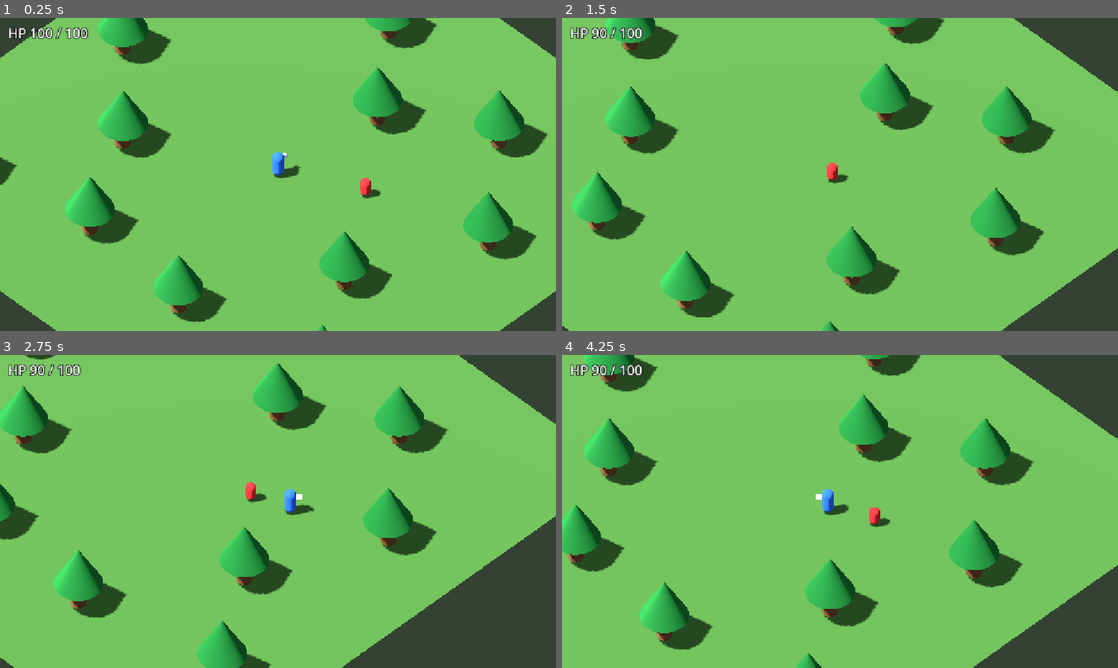
Above: before the commit, frames 1-4 (two rows, left to right).
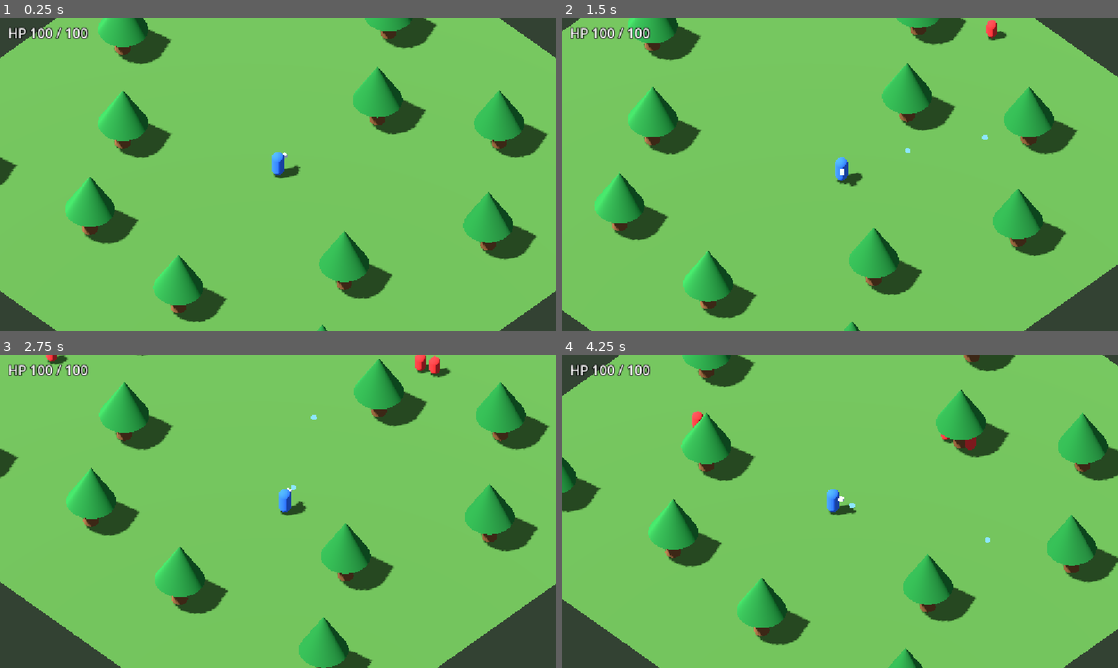
Above: after the commit, the same moments.

Repository: happymeal-studio/hades
Game: Godot game, scene res://scenes/Main.tscn
The game is run twice, just before and just after one commit, with the same random seed, the same clock (stepped at 60 frames per second) and the same inputs.
Inputs (mouse positions are in pixels of both pictures, inside the frame that each line leads up to):
- Up to frame 1 (0.25 s): no input
- Up to frame 2 (1.5 s): move the mouse to (962, 158) at 0.52 s; hold D (move_right) 0.53-1.28 s; hold Q (cast_missile) 0.53-1.28 s; click (962, 158) at 0.8 s; move the mouse to (728, 190) at 1.27 s; hold S (move_down) from 1.28 s (still down); click (728, 190) at 1.35 s
- Up to frame 3 (2.75 s): tap Space (teleport) at 1.55, 2.1 s; move the mouse to (333, 442) at 2.02 s; release S (move_down) at 2.03 s; hold D (move_right) from 2.03 s (still down); hold Q (cast_missile) from 2.03 s (still down)
- Up to frame 4 (4.25 s): move the mouse to (812, 574) at 2.77 s; release D (move_right) at 2.78 s; release Q (cast_missile) at 2.78 s; hold W (move_up) 2.78-3.53 s; right-click (812, 574) at 2.85 s; click (812, 574) at 3.05 s; move the mouse to (1006, 558) at 3.52 s; hold A (move_left) from 3.53 s (still down); hold Q (cast_missile) from 3.53 s (still down); tap Space (teleport) at 3.8 s

The runs differ from the first frame. In frame 1, 0.2% of the frame differs, in the area x 64-69%, y 51-58%; in frame 2, 21%; in frame 3, 35%, in the area x 0-100%, y 0-100%; in frame 4, 34%.

Commit message:
4~6단계: 매직 미사일·순간이동, 원거리·덩치 적, 웨이브
- Q 매직 미사일과 Space 순간이동(도착점 검사, 무적, 쿨다운)
- 원거리 궁수(거리 유지, 화살)와 덩치(경고 원, 범위 내려찍기), 적 머리 위 체력 바
- WaveManager: 구성표대로 스폰, 전멸 후 3초 휴식, 3웨이브 클리어 시 승리 신호
- 미사일·화살 공용 Projectile, 셰이더 미리 그리기, 클릭 표시를 GroundRing으로 일반화

Co-Authored-By: Claude Opus 5.5 <noreply@anthropic.com>

Diff:
--- /dev/null
+++ b/scenes/BruteEnemy.tscn
@@ -0,0 +1,72 @@
+[gd_scene load_steps=8 format=3]
+
+[ext_resource type="Script" path="res://scripts/BruteEnemy.gd" id="1_brute"]
+
+[sub_resource type="CapsuleMesh" id="body_mesh"]
+radius = 0.7
+height = 2.6
+
+[sub_resource type="CapsuleShape3D" id="body_shape"]
+radius = 0.7
+height = 2.6
+
+[sub_resource type="StandardMaterial3D" id="warning_area_mat"]
+transparency = 1
+shading_mode = 0
+albedo_color = Color(0.95, 0, 0, 0.5)
+
+[sub_resource type="CylinderMesh" id="warning_area_mesh"]
+material = SubResource("warning_area_mat")
+top_radius = 1.0
+bottom_radius = 1.0
+height = 0.02
+radial_segments = 48
+rings = 1
+
+[sub_resource type="StandardMaterial3D" id="warning_fill_mat"]
+transparency = 1
+shading_mode = 0
+albedo_color = Color(1, 0.15, 0.1, 0.5)
+
+[sub_resource type="CylinderMesh" id="warning_fill_mesh"]
+material = SubResource("warning_fill_mat")
+top_radius = 1.0
+bottom_radius = 1.0
+height = 0.02
+radial_segments = 48
+rings = 1
+
+[node name="BruteEnemy" type="CharacterBody3D"]
+collision_layer = 4
+collision_mask = 7
+motion_mode = 1
+script = ExtResource("1_brute")
+max_health = 150.0
+move_speed = 1.8
+body_radius = 0.7
+attack_range = 2.0
+windup_time = 0.8
+attack_interval = 2.5
+damage = 25.0
+takes_knockback = false
+body_color = Color(0.55, 0.25, 0.8, 1)
+windup_color = Color(0.95, 0.4, 0.65, 1)
+health_bar_height = 3.0
+
+[node name="Body" type="MeshInstance3D" parent="."]
+transform = Transform3D(1, 0, 0, 0, 1, 0, 0, 0, 1, 0, 1.4, 0)
+mesh = SubResource("body_mesh")
+
+[node name="CollisionShape3D" type="CollisionShape3D" parent="."]
+transform = Transform3D(1, 0, 0, 0, 1, 0, 0, 0, 1, 0, 1.4, 0)
+shape = SubResource("body_shape")
+
+[node name="WarningArea" type="MeshInstance3D" parent="."]
+transform = Transform3D(1, 0, 0, 0, 1, 0, 0, 0, 1, 0, 0.03, 0)
+cast_shadow = 0
+mesh = SubResource("warning_area_mesh")
+
+[node name="WarningFill" type="MeshInstance3D" parent="."]
+transform = Transform3D(1, 0, 0, 0, 1, 0, 0, 0, 1, 0, 0.04, 0)
+cast_shadow = 0
+mesh = SubResource("warning_fill_mesh")
--- /dev/null
+++ b/scenes/EnemyArrow.tscn
@@ -0,0 +1,30 @@
+[gd_scene load_steps=5 format=3]
+
+[ext_resource type="Script" path="res://scripts/Projectile.gd" id="1_projectile"]
+
+[sub_resource type="StandardMaterial3D" id="arrow_mat"]
+shading_mode = 0
+albedo_color = Color(1, 0.75, 0.3, 1)
+
+[sub_resource type="BoxMesh" id="arrow_mesh"]
+material = SubResource("arrow_mat")
+size = Vector3(0.1, 0.1, 0.7)
+
+[sub_resource type="SphereShape3D" id="arrow_shape"]
+radius = 0.15
+
+[node name="EnemyArrow" type="Area3D"]
+collision_layer = 16
+collision_mask = 3
+monitorable = false
+script = ExtResource("1_projectile")
+speed = 7.0
+max_distance = 20.0
+damage = 8.0
+hit_effect = false
+
+[node name="Mesh" type="MeshInstance3D" parent="."]
+mesh = SubResource("arrow_mesh")
+
+[node name="CollisionShape3D" type="CollisionShape3D" parent="."]
+shape = SubResource("arrow_shape")
--- /dev/null
+++ b/scenes/MagicMissile.tscn
@@ -0,0 +1,31 @@
+[gd_scene load_steps=5 format=3]
+
+[ext_resource type="Script" path="res://scripts/Projectile.gd" id="1_missile"]
+
+[sub_resource type="StandardMaterial3D" id="missile_mat"]
+transparency = 1
+shading_mode = 0
+albedo_color = Color(0.55, 0.9, 1, 1)
+
+[sub_resource type="SphereMesh" id="missile_mesh"]
+material = SubResource("missile_mat")
+radius = 0.18
+height = 0.36
+radial_segments = 16
+rings = 8
+
+[sub_resource type="SphereShape3D" id="missile_shape"]
+radius = 0.2
+
+[node name="MagicMissile" type="Area3D"]
+collision_layer = 8
+collision_mask = 5
+monitorable = false
+script = ExtResource("1_missile")
+
+[node name="Mesh" type="MeshInstance3D" parent="."]
+cast_shadow = 0
+mesh = SubResource("missile_mesh")
+
+[node name="CollisionShape3D" type="CollisionShape3D" parent="."]
+shape = SubResource("missile_shape")
--- a/scenes/Main.tscn
+++ b/scenes/Main.tscn
@@ -1,11 +1,17 @@
-[gd_scene load_steps=15 format=3]
+[gd_scene load_steps=24 format=3]
 
 [ext_resource type="PackedScene" path="res://scenes/Tree.tscn" id="1_tree"]
 [ext_resource type="PackedScene" path="res://scenes/Player.tscn" id="2_player"]
 [ext_resource type="Script" path="res://scripts/CameraRig.gd" id="3_camera_rig"]
-[ext_resource type="Script" path="res://scripts/ClickMarker.gd" id="4_click_marker"]
+[ext_resource type="Script" path="res://scripts/GroundRing.gd" id="4_ground_ring"]
 [ext_resource type="PackedScene" path="res://scenes/MeleeEnemy.tscn" id="5_melee"]
 [ext_resource type="Script" path="res://scripts/DebugHud.gd" id="6_debug_hud"]
+[ext_resource type="PackedScene" path="res://scenes/MagicMissile.tscn" id="7_missile"]
+[ext_resource type="Script" path="res://scripts/ShaderPrewarm.gd" id="8_prewarm"]
+[ext_resource type="PackedScene" path="res://scenes/RangedEnemy.tscn" id="9_ranged"]
+[ext_resource type="PackedScene" path="res://scenes/BruteEnemy.tscn" id="10_brute"]
+[ext_resource type="PackedScene" path="res://scenes/EnemyArrow.tscn" id="11_arrow"]
+[ext_resource type="Script" path="res://scripts/WaveManager.gd" id="12_wave_manager"]
 
 [sub_resource type="StandardMaterial3D" id="ground_mat"]
 albedo_color = Color(0.3, 0.5, 0.22, 1)
@@ -42,6 +48,19 @@
 rings = 24
 ring_segments = 6
 
+[sub_resource type="StandardMaterial3D" id="teleport_mat"]
+transparency = 1
+shading_mode = 0
+albedo_color = Color(0.3, 0.55, 1, 0.6)
+
+[sub_resource type="CylinderMesh" id="teleport_mesh"]
+material = SubResource("teleport_mat")
+top_radius = 0.6
+bottom_radius = 0.6
+height = 0.02
+radial_segments = 32
+rings = 1
+
 [node name="Main" type="Node3D"]
 
 [node name="World" type="Node3D" parent="."]
@@ -123,6 +142,32 @@
 
 [node name="Tree12" parent="World/Trees" instance=ExtResource("1_tree")]
 transform = Transform3D(1, 0, 0, 0, 1, 0, 0, 0, 1, 1, 0, -8)
+
+[node name="SpawnPoints" type="Node3D" parent="World"]
+
+[node name="SpawnPoint1" type="Marker3D" parent="World/SpawnPoints"]
+transform = Transform3D(1, 0, 0, 0, 1, 0, 0, 0, 1, -17, 0, -17)
+
+[node name="SpawnPoint2" type="Marker3D" parent="World/SpawnPoints"]
+transform = Transform3D(1, 0, 0, 0, 1, 0, 0, 0, 1, 0, 0, -17.5)
+
+[node name="SpawnPoint3" type="Marker3D" parent="World/SpawnPoints"]
+transform = Transform3D(1, 0, 0, 0, 1, 0, 0, 0, 1, 17, 0, -17)
+
+[node name="SpawnPoint4" type="Marker3D" parent="World/SpawnPoints"]
+transform = Transform3D(1, 0, 0, 0, 1, 0, 0, 0, 1, 17.5, 0, 1.5)
+
+[node name="SpawnPoint5" type="Marker3D" parent="World/SpawnPoints"]
+transform = Transform3D(1, 0, 0, 0, 1, 0, 0, 0, 1, 17, 0, 17)
+
+[node name="SpawnPoint6" type="Marker3D" parent="World/SpawnPoints"]
+transform = Transform3D(1, 0, 0, 0, 1, 0, 0, 0, 1, 0, 0, 17.5)
+
+[node name="SpawnPoint7" type="Marker3D" parent="World/SpawnPoints"]
+transform = Transform3D(1, 0, 0, 0, 1, 0, 0, 0, 1, -17, 0, 17)
+
+[node name="SpawnPoint8" type="Marker3D" parent="World/SpawnPoints"]
+transform = Transform3D(1, 0, 0, 0, 1, 0, 0, 0, 1, -17.5, 0, 3.5)
 
 [node name="Sun" type="DirectionalLight3D" parent="World"]
 transform = Transform3D(0.866025, 0.409576, -0.286788, 0, 0.573576, 0.819152, 0.5, -0.709406, 0.496732, 0, 10, 0)
@@ -133,15 +178,35 @@
 [node name="WorldEnvironment" type="WorldEnvironment" parent="World"]
 environment = SubResource("env")
 
-[node name="Player" parent="." node_paths=PackedStringArray("click_marker") instance=ExtResource("2_player")]
+[node name="Player" parent="." node_paths=PackedStringArray("click_marker", "projectiles", "teleport_from_ring", "teleport_to_ring") instance=ExtResource("2_player")]
+missile_scene = ExtResource("7_missile")
 click_marker = NodePath("../ClickMarker")
+projectiles = NodePath("../Projectiles")
+teleport_from_ring = NodePath("../TeleportFromRing")
+teleport_to_ring = NodePath("../TeleportToRing")
 
 [node name="ClickMarker" type="MeshInstance3D" parent="."]
 transform = Transform3D(1, 0, 0, 0, 1, 0, 0, 0, 1, 0, -2, 0)
 cast_shadow = 0
 mesh = SubResource("marker_mesh")
-script = ExtResource("4_click_marker")
+script = ExtResource("4_ground_ring")
 end_scale = 0.6
+
+[node name="TeleportFromRing" type="MeshInstance3D" parent="."]
+transform = Transform3D(1, 0, 0, 0, 1, 0, 0, 0, 1, 0, -2, 0)
+cast_shadow = 0
+mesh = SubResource("teleport_mesh")
+script = ExtResource("4_ground_ring")
+duration = 0.35
+end_scale = 1.6
+
+[node name="TeleportToRing" type="MeshInstance3D" parent="."]
+transform = Transform3D(1, 0, 0, 0, 1, 0, 0, 0, 1, 0, -2, 0)
+cast_shadow = 0
+mesh = SubResource("teleport_mesh")
+script = ExtResource("4_ground_ring")
+duration = 0.35
+end_scale = 1.6
 
 [node name="CameraRig" type="Node3D" parent="." node_paths=PackedStringArray("target")]
 script = ExtResource("3_camera_rig")
@@ -157,8 +222,19 @@
 
 [node name="Enemies" type="Node3D" parent="."]
 
-[node name="MeleeEnemy" parent="Enemies" instance=ExtResource("5_melee")]
-transform = Transform3D(1, 0, 0, 0, 1, 0, 0, 0, 1, 6, 0, -3)
+[node name="Projectiles" type="Node3D" parent="." groups=["projectiles"]]
+
+[node name="WaveManager" type="Node" parent="." node_paths=PackedStringArray("enemies_parent", "spawn_points")]
+script = ExtResource("12_wave_manager")
+melee_scene = ExtResource("5_melee")
+ranged_scene = ExtResource("9_ranged")
+brute_scene = ExtResource("10_brute")
+enemies_parent = NodePath("../Enemies")
+spawn_points = NodePath("../World/SpawnPoints")
+
+[node name="ShaderPrewarm" type="Node3D" parent="."]
+script = ExtResource("8_prewarm")
+scenes = Array[PackedScene]([ExtResource("7_missile"), ExtResource("11_arrow"), ExtResource("5_melee"), ExtResource("9_ranged"), ExtResource("10_brute")])
 
 [node name="DebugHud" type="CanvasLayer" parent="."]
 script = ExtResource("6_debug_hud")
--- /dev/null
+++ b/scenes/RangedEnemy.tscn
@@ -0,0 +1,35 @@
+[gd_scene load_steps=5 format=3]
+
+[ext_resource type="Script" path="res://scripts/RangedEnemy.gd" id="1_ranged"]
+[ext_resource type="PackedScene" path="res://scenes/EnemyArrow.tscn" id="2_arrow"]
+
+[sub_resource type="CapsuleMesh" id="body_mesh"]
+radius = 0.35
+height = 1.6
+
+[sub_resource type="CapsuleShape3D" id="body_shape"]
+radius = 0.35
+height = 1.6
+
+[node name="RangedEnemy" type="CharacterBody3D"]
+collision_layer = 4
+collision_mask = 7
+motion_mode = 1
+script = ExtResource("1_ranged")
+arrow_scene = ExtResource("2_arrow")
+max_health = 20.0
+move_speed = 2.5
+windup_time = 0.5
+attack_interval = 2.0
+damage = 8.0
+body_color = Color(1, 0.55, 0.1, 1)
+windup_color = Color(1, 0.95, 0.55, 1)
+health_bar_height = 2.0
+
+[node name="Body" type="MeshInstance3D" parent="."]
+transform = Transform3D(1, 0, 0, 0, 1, 0, 0, 0, 1, 0, 0.9, 0)
+mesh = SubResource("body_mesh")
+
+[node name="CollisionShape3D" type="CollisionShape3D" parent="."]
+transform = Transform3D(1, 0, 0, 0, 1, 0, 0, 0, 1, 0, 0.9, 0)
+shape = SubResource("body_shape")
--- /dev/null
+++ b/scripts/BruteEnemy.gd
@@ -0,0 +1,43 @@
+extends Enemy
+## 덩치: 느리게 쫓아오다 바닥에 경고 원을 띄우고 범위 내려찍기를 한다. 넉백을 받지 않는다.
+## 경고 원은 반경 전체를 옅게 깔고, 안쪽 원이 예비 동작 동안 차올라 떨어지는 때를 보여준다.
+
+@export var slam_radius := 2.5
+
+@onready var _warning_area: MeshInstance3D = $WarningArea
+@onready var _warning_fill: MeshInstance3D = $WarningFill
+
+
+func _ready() -> void:
+	super()
+	_warning_area.scale = Vector3(slam_radius, 1.0, slam_radius)
+	_hide_warning()
+
+
+func _physics_process(delta: float) -> void:
+	super(delta)
+	if state == State.WINDUP:
+		var t := clampf(_state_time / windup_time, 0.01, 1.0) * slam_radius
+		_warning_fill.scale = Vector3(t, 1.0, t)
+
+
+func _on_windup_started() -> void:
+	_warning_area.visible = true
+	_warning_fill.visible = true
+	_warning_fill.scale = Vector3(0.01, 1.0, 0.01)
+
+
+func _on_windup_cancelled() -> void:
+	_hide_warning()
+
+
+## 원 밖에 있으면 맞지 않는다.
+func _perform_attack() -> void:
+	_hide_warning()
+	if distance_to_player() <= slam_radius:
+		player.take_damage(damage, global_position)
+
+
+func _hide_warning() -> void:
+	_warning_area.visible = false
+	_warning_fill.visible = false
--- a/scripts/Enemy.gd
+++ b/scripts/Enemy.gd
@@ -25,6 +25,17 @@
 @export var body_color := Color(0.9, 0.2, 0.2)
 @export var windup_color := Color(1.0, 0.85, 0.2)
 
+@export_group("체력 바")
+@export var health_bar_height := 1.7
+@export var health_bar_color := Color(0.95, 0.25, 0.2)
+@export var health_bar_back_color := Color(0.1, 0.1, 0.1, 0.8)
+
+const BAR_PIXELS := Vector2i(100, 12)
+const BAR_PIXEL_SIZE := 0.01
+
+## 모든 적의 체력 바가 함께 쓰는 흰색 텍스처
+static var _bar_texture: ImageTexture
+
 var health: float
 var state := State.CHASE
 var player: Node3D
@@ -34,6 +45,8 @@
 var _knockback_left := 0.0
 var _knockback_velocity := Vector3.ZERO
 var _material: StandardMaterial3D
+var _bar_back: Sprite3D
+var _bar_front: Sprite3D
 
 @onready var _body: MeshInstance3D = $Body
 
@@ -44,6 +57,8 @@
 	_material = StandardMaterial3D.new()
 	_material.albedo_color = body_color
 	_body.material_override = _material
+	_bar_back = _make_bar_sprite(health_bar_back_color, 0)
+	_bar_front = _make_bar_sprite(health_bar_color, 1)
 
 
 func _physics_process(delta: float) -> void:
@@ -74,6 +89,7 @@
 		return
 	health -= amount
 	_flash_left = flash_time
+	_update_health_bar()
 	if health <= 0.0:
 		_die()
 		return
@@ -155,6 +171,37 @@
 	_set_state(State.CHASE)
 
 
+func _make_bar_sprite(color: Color, priority: int) -> Sprite3D:
+	if _bar_texture == null:
+		var image := Image.create(BAR_PIXELS.x, BAR_PIXELS.y, false, Image.FORMAT_RGBA8)
+		image.fill(Color.WHITE)
+		_bar_texture = ImageTexture.create_from_image(image)
+	var sprite := Sprite3D.new()
+	sprite.texture = _bar_texture
+	sprite.pixel_size = BAR_PIXEL_SIZE
+	sprite.billboard = BaseMaterial3D.BILLBOARD_ENABLED
+	sprite.no_depth_test = true
+	sprite.render_priority = priority
+	sprite.modulate = color
+	sprite.cast_shadow = GeometryInstance3D.SHADOW_CASTING_SETTING_OFF
+	sprite.region_enabled = true
+	sprite.region_rect = Rect2(Vector2.ZERO, BAR_PIXELS)
+	sprite.position = Vector3(0, health_bar_height, 0)
+	sprite.visible = false
+	add_child(sprite)
+	return sprite
+
+
+## 처음엔 숨겨 두었다가 첫 피해를 입은 뒤부터 보인다. 바는 왼쪽 끝을 고정하고 줄어든다.
+func _update_health_bar() -> void:
+	var ratio := clampf(health / max_health, 0.0, 1.0)
+	var width := BAR_PIXELS.x * ratio
+	_bar_back.visible = true
+	_bar_front.visible = ratio > 0.0
+	_bar_front.region_rect = Rect2(0, 0, width, BAR_PIXELS.y)
+	_bar_front.offset.x = -(BAR_PIXELS.x - width) * 0.5
+
+
 func _update_color() -> void:
 	if _flash_left > 0.0:
 		_material.albedo_color = Color.WHITE
--- a/scripts/Player.gd
+++ b/scripts/Player.gd
@@ -26,9 +26,24 @@
 ## 공격하는 순간 제자리에 서 있는 시간
 @export var attack_pause := 0.15
 
+@export_group("매직 미사일")
+@export var missile_scene: PackedScene
+@export var missile_cooldown := 0.6
+## 몸 중심에서 앞으로 떨어진 발사 위치와 높이
+@export var missile_forward_offset := 0.5
+@export var missile_height := 1.0
+
+@export_group("순간이동")
+@export var teleport_distance := 4.0
+@export var teleport_invincible_time := 0.3
+@export var teleport_cooldown := 3.0
+
 @export_group("연결")
 @export var click_marker: Node3D
 @export var melee_fan: Node3D
+@export var projectiles: Node3D
+@export var teleport_from_ring: Node3D
+@export var teleport_to_ring: Node3D
 
 var health: float
 var is_dead := false
@@ -39,10 +54,13 @@
 var _click_locked := false
 var _attack_pause_left := 0.0
 var _melee_cooldown_left := 0.0
+var _missile_cooldown_left := 0.0
+var _teleport_cooldown_left := 0.0
 var _invincible_left := 0.0
 var _blink_left := 0.0
 
 @onready var _model: Node3D = $Model
+@onready var _body_shape: CollisionShape3D = $CollisionShape3D
 
 
 func _ready() -> void:
@@ -55,12 +73,21 @@
 		return
 	_attack_pause_left = maxf(_attack_pause_left - delta, 0.0)
 	_melee_cooldown_left = maxf(_melee_cooldown_left - delta, 0.0)
+	_missile_cooldown_left = maxf(_missile_cooldown_left - delta, 0.0)
+	_teleport_cooldown_left = maxf(_teleport_cooldown_left - delta, 0.0)
 	_invincible_left = maxf(_invincible_left - delta, 0.0)
 	_blink_left = maxf(_blink_left - delta, 0.0)
 	_model.visible = _blink_left <= 0.0 or fmod(_blink_left, blink_interval * 2.0) < blink_interval
 
+	# 우클릭·Q는 누르고 있으면 쿨다운마다 반복, Space는 누를 때마다 한 번.
 	if Input.is_action_pressed("attack_melee") and _melee_cooldown_left <= 0.0:
 		melee_attack(_aim_direction())
+	if Input.is_action_pressed("cast_missile") and _missile_cooldown_left <= 0.0:
+		cast_missile(_aim_direction())
+	if Input.is_action_just_pressed("teleport") and _teleport_cooldown_left <= 0.0:
+		var point = get_cursor_ground_point()
+		if point != null:
+			try_teleport(point)
 
 	velocity = Vector3.ZERO
 	if _attack_pause_left <= 0.0:
@@ -98,6 +125,52 @@
 		enemy.take_damage(melee_damage, global_position, melee_knockback)
 
 
+func cast_missile(aim: Vector3) -> void:
+	_missile_cooldown_left = missile_cooldown
+	_start_attack_pause(aim)
+	var missile := missile_scene.instantiate()
+	projectiles.add_child(missile)
+	missile.launch(global_position + aim * missile_forward_offset + Vector3.UP * missile_height, aim)
+
+
+## 커서 쪽으로 최대 teleport_distance만큼 순간이동한다.
+## 도착점이 나무·벽과 겹치거나 맵 밖이면 발동하지 않고 쿨다운도 쓰지 않는다(나무 너머로 건너뛰기는 된다).
+func try_teleport(point: Vector3) -> bool:
+	var offset := point - global_position
+	offset.y = 0.0
+	if offset.length() < 0.01:
+		return false
+	offset = offset.limit_length(teleport_distance)
+	var destination := global_position + offset
+	if absf(destination.x) > map_half_size or absf(destination.z) > map_half_size:
+		return false
+	if not _is_free_at(destination):
+		return false
+
+	var origin := global_position
+	global_position = destination
+	reset_physics_interpolation()
+	rotation.y = _yaw_of(offset.normalized())
+	_has_target = false
+	_teleport_cooldown_left = teleport_cooldown
+	_invincible_left = maxf(_invincible_left, teleport_invincible_time)
+	if teleport_from_ring:
+		teleport_from_ring.show_at(origin)
+	if teleport_to_ring:
+		teleport_to_ring.show_at(destination)
+	return true
+
+
+## 플레이어 몸(캡슐)을 그 자리에 놓았을 때 나무·벽과 겹치지 않는지.
+func _is_free_at(destination: Vector3) -> bool:
+	var query := PhysicsShapeQueryParameters3D.new()
+	query.shape = _body_shape.shape
+	query.transform = Transform3D(Basis.IDENTITY, destination + _body_shape.position)
+	query.collision_mask = collision_mask
+	query.exclude = [get_rid()]
+	return get_world_3d().direct_space_state.intersect_shape(query, 1).is_empty()
+
+
 ## 커서 아래 바닥(y = 0) 지점. 광선이 바닥과 만나지 않으면 null.
 func get_cursor_ground_point() -> Variant:
 	var camera := get_viewport().get_camera_3d()
--- /dev/null
+++ b/scripts/Projectile.gd
@@ -0,0 +1,59 @@
+extends Area3D
+## 직선 투사체(매직 미사일, 적 화살 공용): 처음 맞은 대상 하나에 피해를 주고 사라진다.
+## 누구를 맞히는지는 충돌 마스크가 정한다. 나무·벽에 닿거나 최대 거리를 날면 그냥 사라진다.
+
+@export var speed := 12.0
+@export var max_distance := 12.0
+@export var damage := 15.0
+## 맞았을 때 작게 퍼지며 사라지는 효과. 끄면 바로 사라진다.
+@export var hit_effect := true
+@export var hit_effect_time := 0.15
+@export var hit_effect_scale := 2.5
+
+var direction := Vector3.FORWARD
+
+var _traveled := 0.0
+var _done := false
+
+@onready var _mesh: MeshInstance3D = $Mesh
+
+
+func _ready() -> void:
+	body_entered.connect(_on_body_entered)
+
+
+func launch(from: Vector3, dir: Vector3) -> void:
+	global_position = from
+	direction = dir
+	look_at(from + dir)
+	reset_physics_interpolation()
+
+
+func _physics_process(delta: float) -> void:
+	if _done:
+		return
+	var step := speed * delta
+	global_position += direction * step
+	_traveled += step
+	if _traveled >= max_distance:
+		_vanish(false)
+
+
+func _on_body_entered(body: Node3D) -> void:
+	if _done:
+		return
+	if body.has_method("take_damage"):
+		body.take_damage(damage, global_position)
+	_vanish(true)
+
+
+func _vanish(hit: bool) -> void:
+	_done = true
+	set_deferred("monitoring", false)
+	if not (hit and hit_effect):
+		queue_free()
+		return
+	var tween := create_tween().set_process_mode(Tween.TWEEN_PROCESS_PHYSICS).set_parallel()
+	tween.tween_property(_mesh, "scale", Vector3.ONE * hit_effect_scale, hit_effect_time)
+	tween.tween_property(_mesh, "transparency", 1.0, hit_effect_time)
+	tween.chain().tween_callback(queue_free)
--- /dev/null
+++ b/scripts/RangedEnemy.gd
@@ -0,0 +1,36 @@
+extends Enemy
+## 원거리 궁수: 플레이어와 min_distance~max_distance 거리를 유지하며 화살을 쏜다.
+## min_distance - 1 m보다 가까우면 쏘지 않고 먼저 물러난다.
+
+@export var min_distance := 7.0
+@export var max_distance := 9.0
+@export var arrow_scene: PackedScene
+## 몸 중심에서 앞으로 떨어진 발사 위치와 높이
+@export var arrow_forward_offset := 0.5
+@export var arrow_height := 0.8
+
+
+func _chase_direction() -> Vector3:
+	var distance := distance_to_player()
+	if distance < min_distance:
+		return -direction_to_player()
+	if distance > max_distance:
+		return direction_to_player()
+	return Vector3.ZERO
+
+
+func _can_start_attack() -> bool:
+	var distance := distance_to_player()
+	return distance >= min_distance - 1.0 and distance <= max_distance
+
+
+## 화살은 조준이 끝나는 순간의 플레이어 방향으로 직선으로 날아간다.
+func _perform_attack() -> void:
+	var projectiles := get_tree().get_first_node_in_group("projectiles")
+	if projectiles == null or arrow_scene == null:
+		return
+	var dir := direction_to_player()
+	var arrow := arrow_scene.instantiate()
+	arrow.damage = damage
+	projectiles.add_child(arrow)
+	arrow.launch(global_position + dir * arrow_forward_offset + Vector3.UP * arrow_height, dir)
--- /dev/null
+++ b/scripts/ShaderPrewarm.gd
@@ -0,0 +1,26 @@
+extends Node3D
+## 처음 그릴 때의 셰이더 컴파일 멈춤을 없애려고, 게임 시작 때 바닥 아래 안 보이는 곳에
+## 각 씬을 한 번씩 그려 두었다가 지운다. 숨겨진 부분(경고 원, 체력 바)과
+## 사라지는 효과(transparency)까지 같이 그린다. 적은 그룹·충돌에서 빼서 게임에 끼어들지 않게 한다.
+
+@export var scenes: Array[PackedScene] = []
+
+
+func _ready() -> void:
+	for scene in scenes:
+		var node := scene.instantiate()
+		node.process_mode = Node.PROCESS_MODE_DISABLED
+		add_child(node)
+		node.position = Vector3(0, -5, 0)
+		for group in node.get_groups():
+			node.remove_from_group(group)
+		if node is CollisionObject3D:
+			node.collision_layer = 0
+			node.collision_mask = 0
+		for geometry in node.find_children("*", "GeometryInstance3D", true, false):
+			geometry.visible = true
+			geometry.transparency = 0.01
+	await get_tree().process_frame
+	await get_tree().process_frame
+	for child in get_children():
+		child.queue_free()
--- /dev/null
+++ b/scripts/WaveManager.gd
@@ -0,0 +1,111 @@
+extends Node
+## 웨이브 구성표대로 스폰 지점에서 적을 하나씩 내보낸다.
+## 시작 start_delay초 뒤 첫 웨이브 → 전멸하면 rest_time초 쉬고 다음 웨이브 → 마지막 웨이브를 넘기면 승리.
+
+signal wave_started(wave_number: int, wave_count: int)
+## 남은 적 수(아직 스폰되지 않은 적 포함)가 바뀔 때
+signal remaining_changed(remaining: int)
+signal all_waves_cleared
+
+## 웨이브마다 (근거리, 원거리, 덩치) 마릿수
+@export var waves: Array[Vector3i] = [Vector3i(6, 0, 0), Vector3i(6, 3, 0), Vector3i(6, 4, 2)]
+@export var start_delay := 1.0
+@export var spawn_interval := 0.5
+@export var rest_time := 3.0
+## 플레이어와 이 거리 이상 떨어진 스폰 지점에서만 나온다.
+@export var min_spawn_distance := 10.0
+## 같은 지점에서 연달아 나와도 겹치지 않게 흩뿌리는 거리
+@export var spawn_jitter := 1.0
+
+@export_group("연결")
+@export var melee_scene: PackedScene
+@export var ranged_scene: PackedScene
+@export var brute_scene: PackedScene
+@export var enemies_parent: Node3D
+@export var spawn_points: Node3D
+
+## 지금 웨이브 번호(1부터). 0이면 아직 시작 전.
+var current_wave := 0
+var remaining := 0
+var kills := 0
+## 첫 프레임부터 승리하거나 쓰러질 때까지 걸린 시간(초)
+var elapsed := 0.0
+var finished := false
+
+var _queue: Array[PackedScene] = []
+var _timer := 0.0
+var _player: Node3D
+
+
+func _ready() -> void:
+	_timer = start_delay
+	_player = get_tree().get_first_node_in_group("player")
+
+
+func _physics_process(delta: float) -> void:
+	if finished or (_player and _player.is_dead):
+		return
+	elapsed += delta
+	_timer -= delta
+	if _timer > 0.0:
+		return
+	if not _queue.is_empty():
+		_spawn(_queue.pop_front())
+		_timer = spawn_interval
+	elif remaining == 0 and current_wave < waves.size():
+		_start_next_wave()
+
+
+func _start_next_wave() -> void:
+	current_wave += 1
+	var counts := waves[current_wave - 1]
+	_queue.clear()
+	for i in counts.x:
+		_queue.append(melee_scene)
+	for i in counts.y:
+		_queue.append(ranged_scene)
+	for i in counts.z:
+		_queue.append(brute_scene)
+	_queue.shuffle()
+	remaining = _queue.size()
+	_timer = 0.0
+	wave_started.emit(current_wave, waves.size())
+	remaining_changed.emit(remaining)
+
+
+func _spawn(scene: PackedScene) -> void:
+	var enemy: Node3D = scene.instantiate()
+	var jitter := Vector3(randf_range(-1, 1), 0, randf_range(-1, 1)) * spawn_jitter
+	enemy.position = _pick_spawn_point() + jitter
+	enemy.died.connect(_on_enemy_died)
+	enemies_parent.add_child(enemy)
+
+
+## 플레이어와 min_spawn_distance 이상 떨어진 지점 중 무작위. 없으면 가장 먼 지점.
+func _pick_spawn_point() -> Vector3:
+	var far_enough: Array[Vector3] = []
+	var farthest := Vector3.ZERO
+	var farthest_distance := -1.0
+	for marker: Node3D in spawn_points.get_children():
+		var distance := marker.global_position.distance_to(_player.global_position)
+		if distance >= min_spawn_distance:
+			far_enough.append(marker.global_position)
+		if distance > farthest_distance:
+			farthest_distance = distance
+			farthest = marker.global_position
+	if far_enough.is_empty():
+		return farthest
+	return far_enough.pick_random()
+
+
+func _on_enemy_died(_enemy: Node) -> void:
+	kills += 1
+	remaining -= 1
+	remaining_changed.emit(remaining)
+	if remaining > 0:
+		return
+	if current_wave >= waves.size():
+		finished = true
+		all_waves_cleared.emit()
+	else:
+		_timer = rest_time
Not shown, added: scripts/BruteEnemy.gd.uid
Not shown, removed: scripts/ClickMarker.gd.uid
Renamed: scripts/ClickMarker.gd -> scripts/GroundRing.gd
Not shown, added: scripts/GroundRing.gd.uid
Not shown, added: scripts/Projectile.gd.uid
Not shown, added: scripts/RangedEnemy.gd.uid
Not shown, added: scripts/ShaderPrewarm.gd.uid
Not shown, added: scripts/WaveManager.gd.uid
